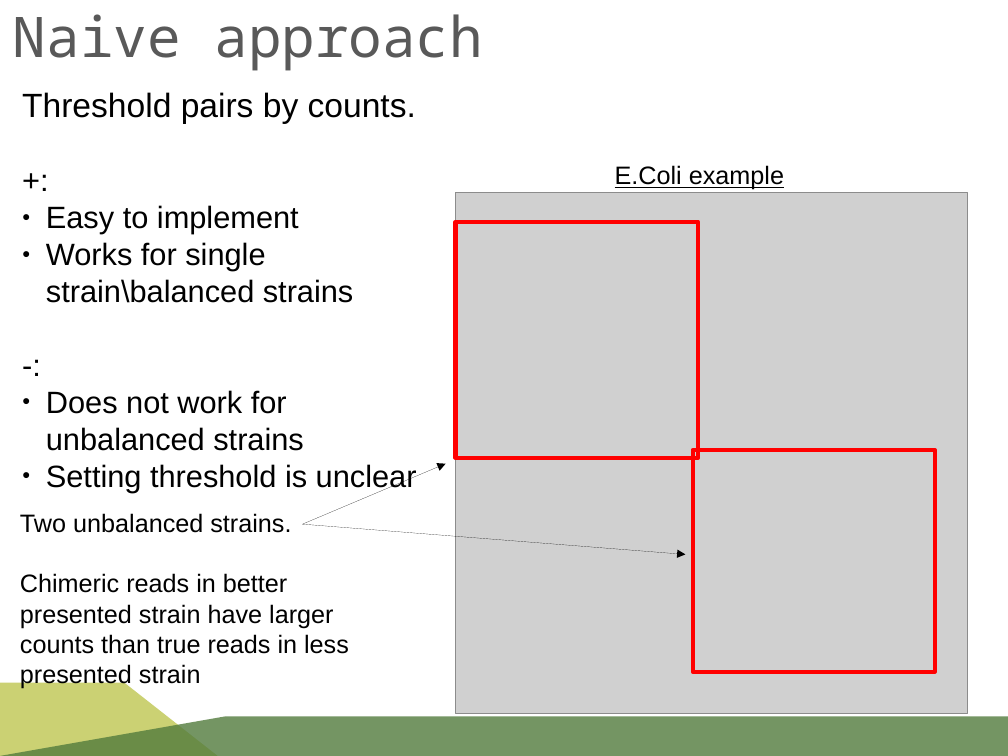
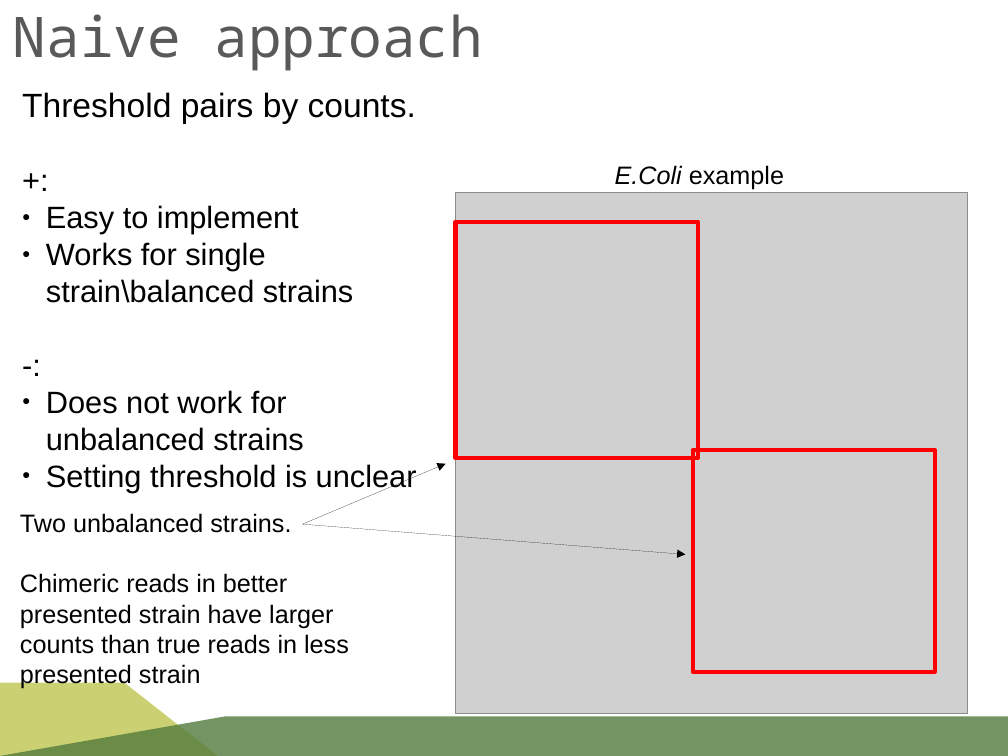
Before and after one commit to rykachevskiy/CRISPR, a slide deck: slide 14 of SK-MIT-CRISPR.odp (slide 13 before the commit). Drawn at 1008x756 pixels with LibreOffice and Linux fonts; fonts in the diff are those of the drawing; grey boxes stand for pictures; background and template pictures are left out. Boxes give left, top, right and bottom in pixels: in the first picture for what was removed or moved away, otherwise in the second. Text is boxed around its words. In the diff, an @@ line names an element or a change of style, - is before the commit and + after.

```diff
--- a/SK-MIT-CRISPR.odp
+++ b/SK-MIT-CRISPR.odp
@@ text "E.Coli example" at (x1=615, y1=165, x2=784, y2=190): italic on in "E.Coli"; underline off @@
```
Also in this commit, not shown: 13 other slides changed, 6 slides added, 3 slides removed, 6 other files.
